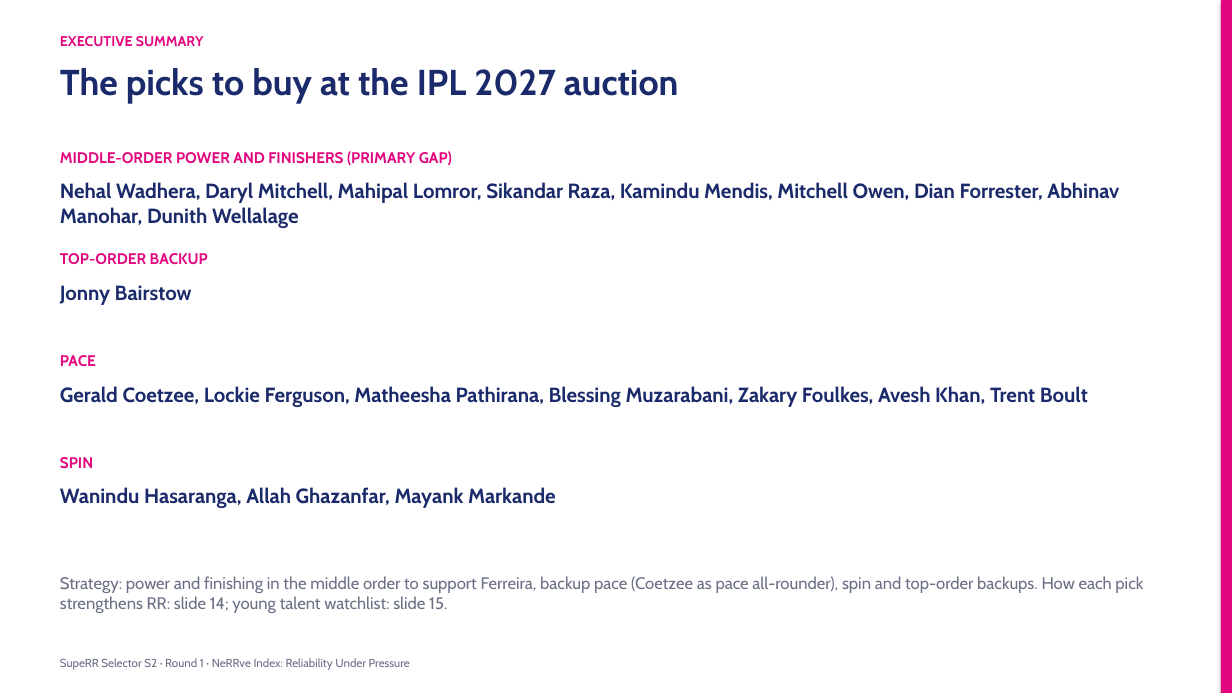
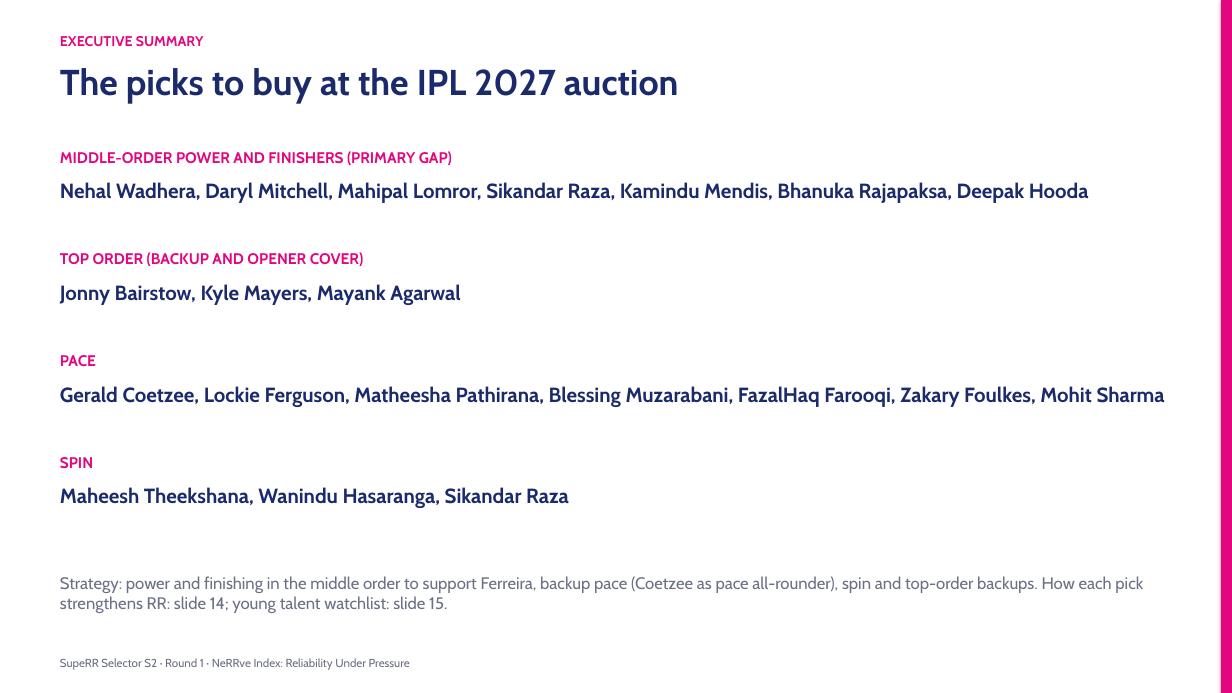
Before and after one commit to KoduruChandrasekhar/RRAuction-, a slide deck: slide 2 of submission/NeRRve_Deck.pptx. Drawn at 1232x693 pixels with LibreOffice and Linux fonts; fonts in the diff are those of the drawing. Boxes give left, top, right and bottom in pixels: in the first picture for what was removed or moved away, otherwise in the second. Text is boxed around its words. In the diff, an @@ line names an element or a change of style, - is before the commit and + after.

```diff
--- a/submission/NeRRve_Deck.pptx
+++ b/submission/NeRRve_Deck.pptx
@@ text at (60,182,1089,203): text changed @@
-Nehal Wadhera, Daryl Mitchell, Mahipal Lomror, Sikandar Raza, Kamindu Mendis, Mitchell Owen, Dian Forrester, Abhinav Manohar, Dunith Wellalage
+Nehal Wadhera, Daryl Mitchell, Mahipal Lomror, Sikandar Raza, Kamindu Mendis, Bhanuka Rajapaksa, Deepak Hooda
@@ text at (60,252,364,266): text changed @@
-TOP-ORDER BACKUP
+TOP ORDER (BACKUP AND OPENER COVER)
@@ text at (60,284,460,305): text changed @@
-Jonny Bairstow
+Jonny Bairstow, Kyle Mayers, Mayank Agarwal
@@ text at (60,386,1165,407): text changed @@
-Gerald Coetzee, Lockie Ferguson, Matheesha Pathirana, Blessing Muzarabani, Zakary Foulkes, Avesh Khan, Trent Boult
+Gerald Coetzee, Lockie Ferguson, Matheesha Pathirana, Blessing Muzarabani, FazalHaq Farooqi, Zakary Foulkes, Mohit Sharma
@@ text at (60,487,569,508): text changed @@
-Wanindu Hasaranga, Allah Ghazanfar, Mayank Markande
+Maheesh Theekshana, Wanindu Hasaranga, Sikandar Raza
```
Also in this commit, not shown: 6 other slides changed, 7 other files.
